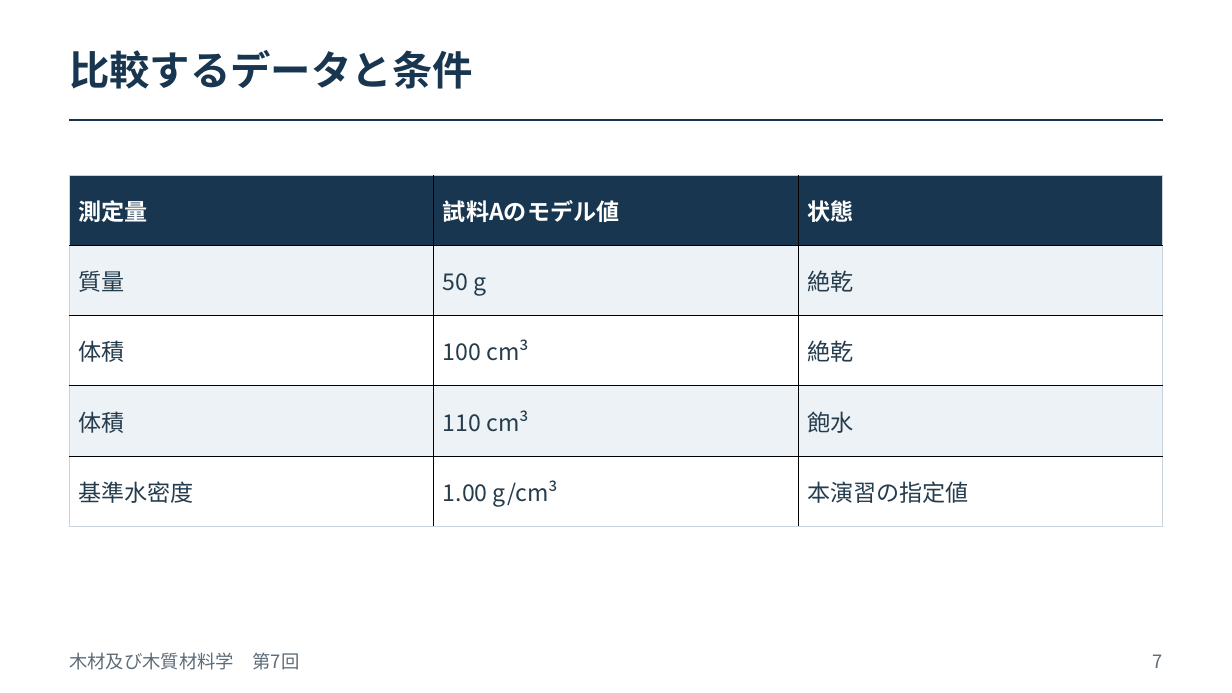
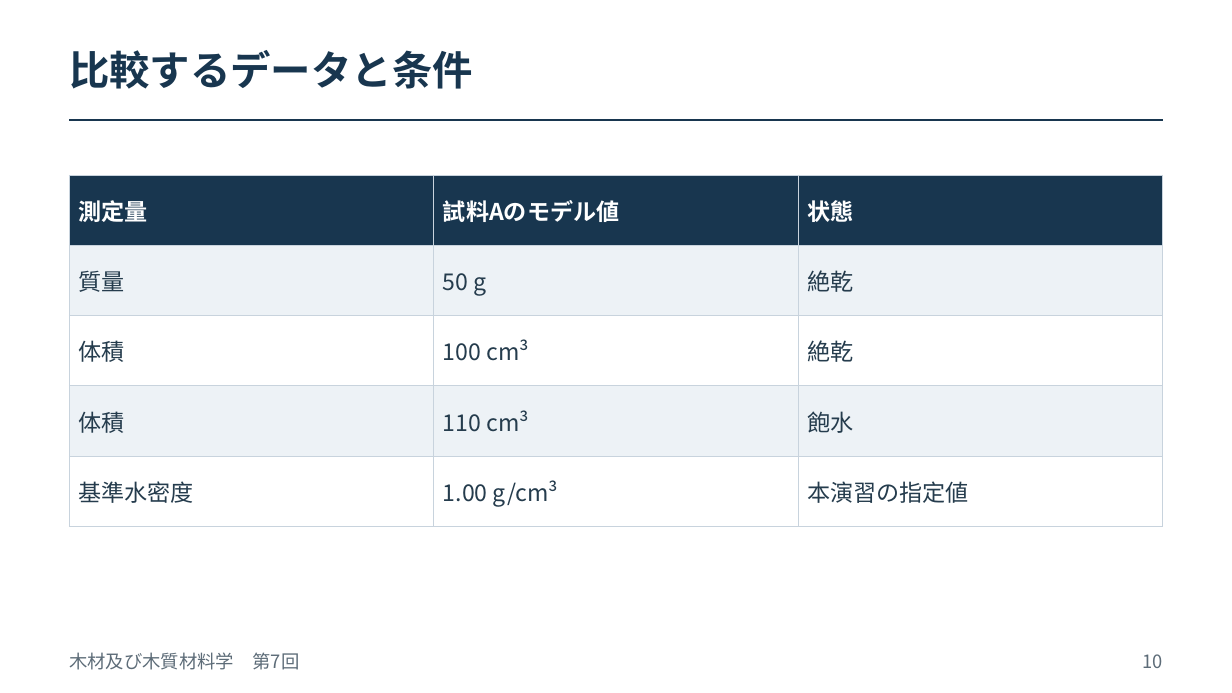
Before and after one commit to zooc-14calbp/wood-science-course, a slide deck: slide 10 of 第07回/07_密度と比重.pptx (slide 7 before the commit). Drawn at 1232x693 pixels with LibreOffice and Linux fonts; fonts in the diff are those of the drawing. Boxes give left, top, right and bottom in pixels: in the first picture for what was removed or moved away, otherwise in the second. Text is boxed around its words. In the diff, an @@ line names an element or a change of style, - is before the commit and + after.

```diff
--- a/第07回/07_密度と比重.pptx
+++ b/第07回/07_密度と比重.pptx
@@ table at (69, 176, 1162, 527) @@
@@ borders changed @@
@@ text at (1142, 654, 1162, 668): text changed @@
-7
+10
```
Also in this commit, not shown: 15 other slides changed, 5 slides added.
